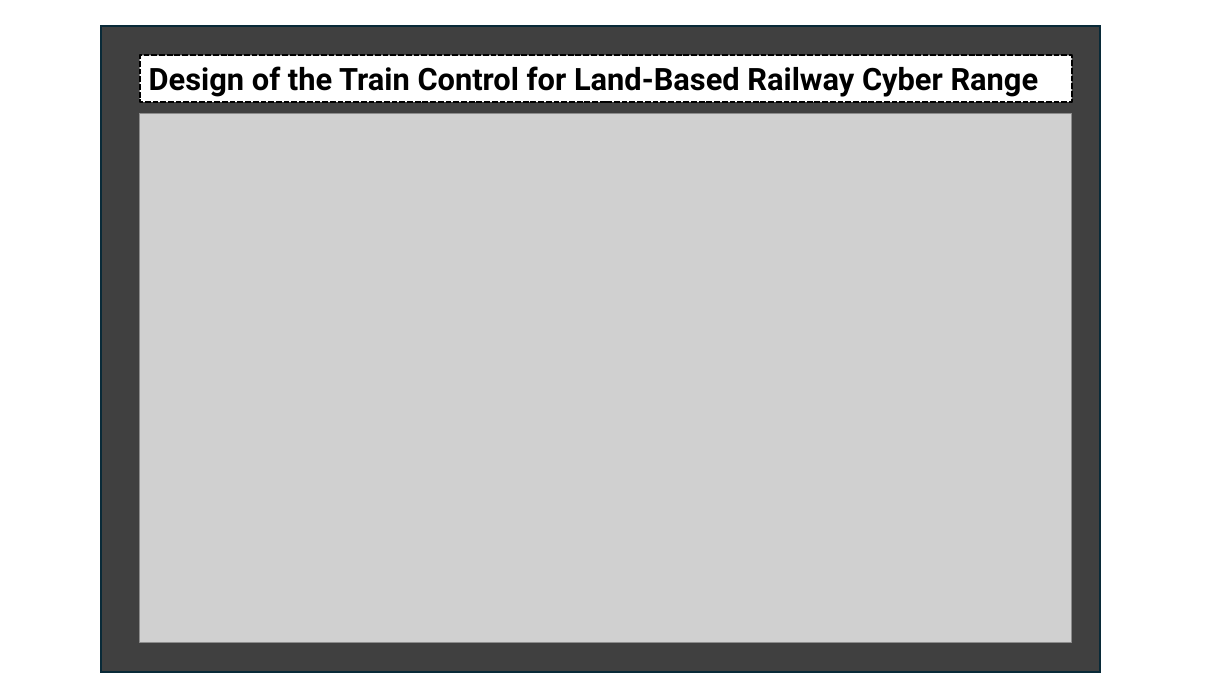
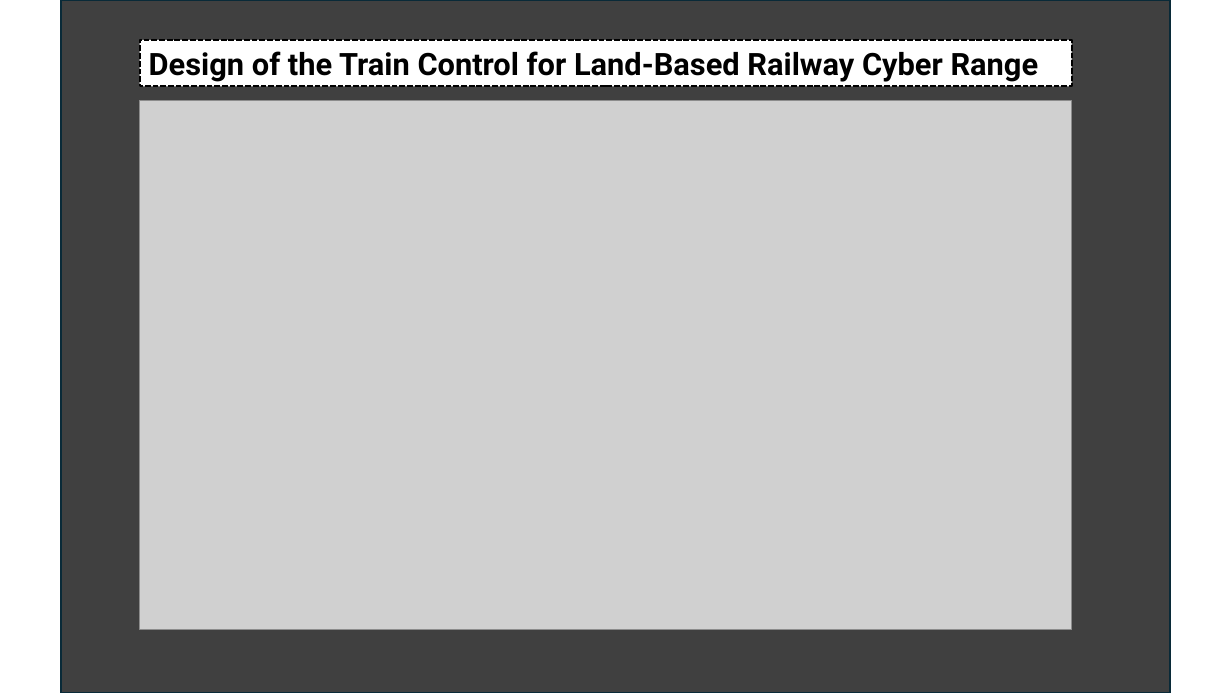
Before and after one commit to LiuYuancheng/IT_OT_IoT_Cyber_Security_Workshop, a slide deck: slide 9 of OT_System_Attack_Case_Study/Railway_Train_Control/img/designDoc.pptx. Drawn at 1232x693 pixels with LibreOffice and Linux fonts; fonts in the diff are those of the drawing; grey boxes stand for pictures. Boxes give left, top, right and bottom in pixels: in the first picture for what was removed or moved away, otherwise in the second. Text is boxed around its words. In the diff, an @@ line names an element or a change of style, - is before the commit and + after.

```diff
--- a/OT_System_Attack_Case_Study/Railway_Train_Control/img/designDoc.pptx
+++ b/OT_System_Attack_Case_Study/Railway_Train_Control/img/designDoc.pptx
@@ rectangle: place and size @@
-rectangle at (101,26,1101,672)
+rectangle at (61,0,1170,693)
@@ rectangle "Design of the Train Control ...": place and size @@
-rectangle "Design of the Train Control ..." at (140,55,1072,102)
+rectangle "Design of the Train Control ..." at (140,40,1072,86)
@@ picture: place and size @@
-picture at (140,114,1072,643)
+picture at (140,101,1072,630)
```
Also in this commit, not shown: 1 other file.
